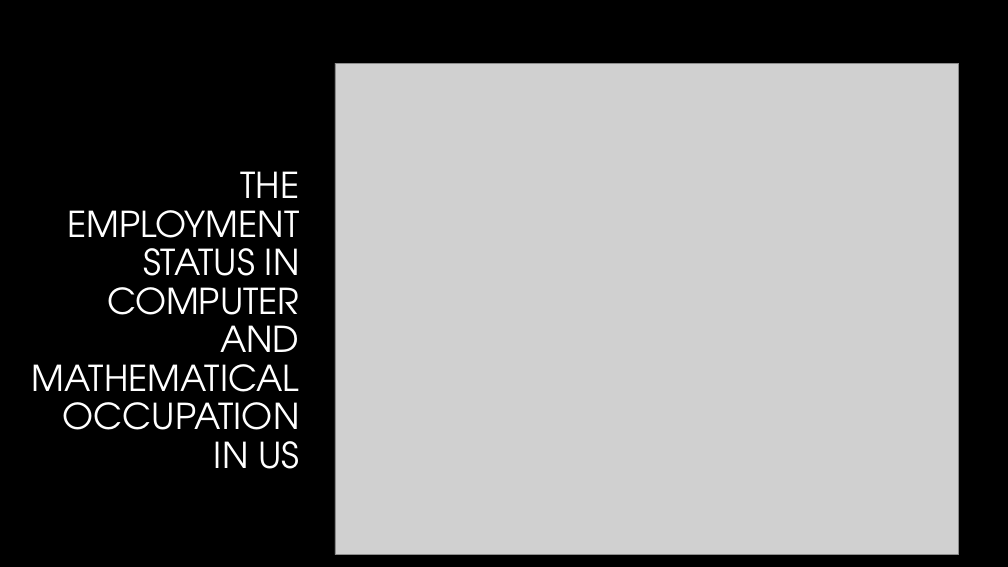
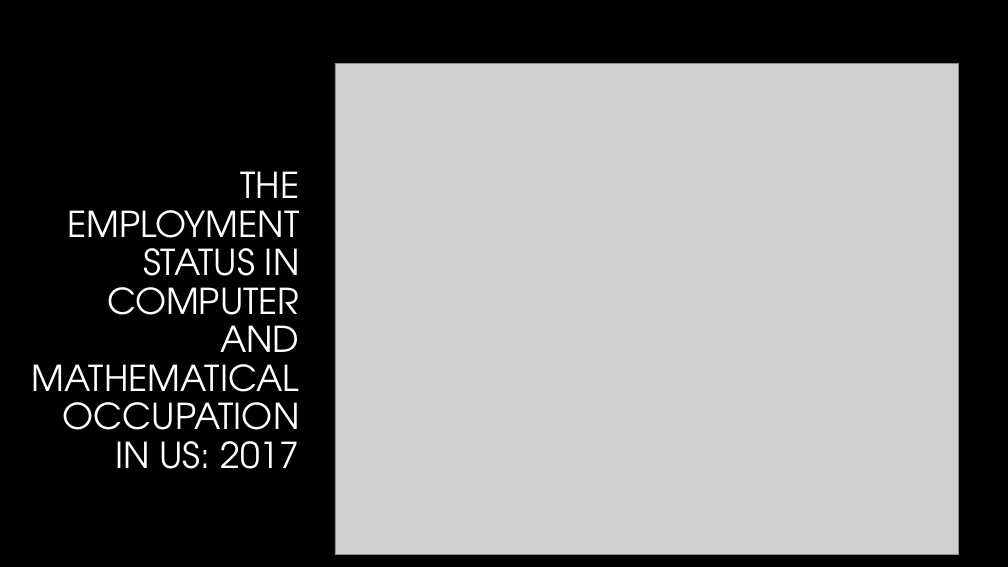
Before and after one commit to WCW789/Project1, a slide deck: slide 10 of Group_5_Presentation.pptx. Drawn at 1008x567 pixels with LibreOffice and Linux fonts; fonts in the diff are those of the drawing; grey boxes stand for pictures; background and template pictures are left out. Boxes give left, top, right and bottom in pixels: in the first picture for what was removed or moved away, otherwise in the second. Text is boxed around its words. In the diff, an @@ line names an element or a change of style, - is before the commit and + after.

```diff
--- a/Group_5_Presentation.pptx
+++ b/Group_5_Presentation.pptx
@@ title at bbox=[32, 171, 300, 469]: text changed @@
-THE EMPLOYMENT STATUS IN COMPUTER AND MATHEMATICAL OCCUPATION IN US
+THE EMPLOYMENT STATUS IN COMPUTER AND MATHEMATICAL OCCUPATION IN US: 2017
```
Also in this commit, not shown: 6 other slides changed, 1 other file.
